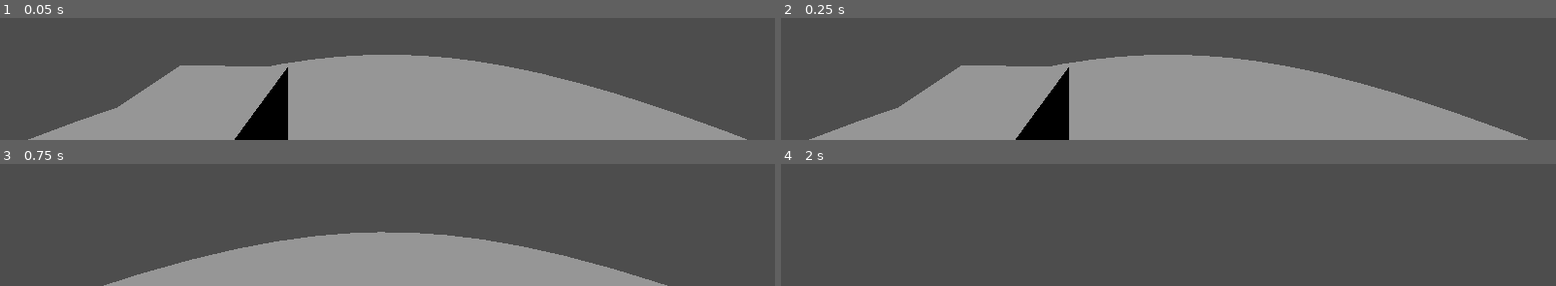
Above: before the commit, frames 1-4 (two rows, left to right).
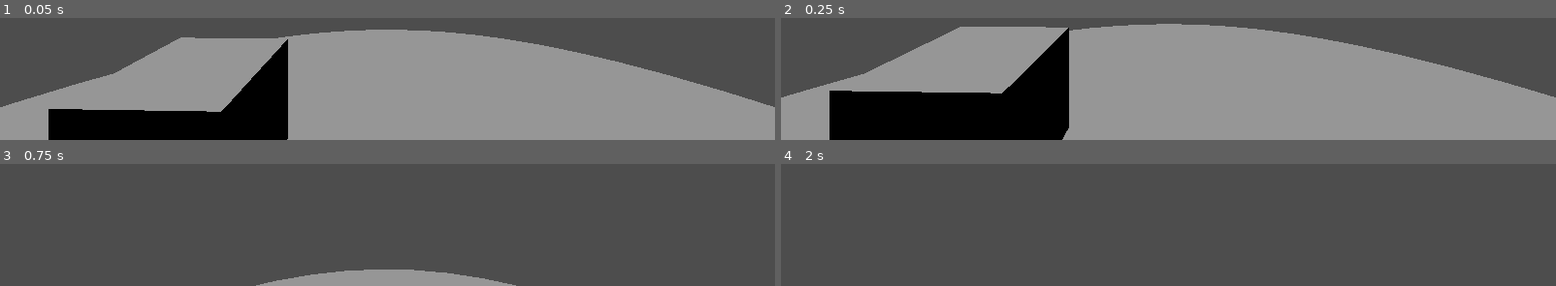
Above: after the commit, the same moments.

Repository: StudioXPEtudiant/25-26.QC.Me.S5.BehindYou
Game: Godot game, scene res://niveau_temporaire.tscn
The game is run twice, just before and just after one commit, with the same random seed, the same clock (stepped at 60 frames per second) and the same inputs.
Inputs (mouse positions are in pixels of both pictures, inside the frame that each line leads up to):
- Up to frame 1 (0.05 s): no input
- Up to frame 2 (0.25 s): no input
- Up to frame 3 (0.75 s): tap Enter at 0.5 s; move the mouse to (outside the picture) at 0.52 s; hold W (J1_Up) from 0.53 s (still down); tap Space (jump, bound only after the commit) at 0.6 s
- Up to frame 4 (2 s): keep holding W (J1_Up); tap Space (jump, bound only after the commit) at 0.77, 1.07, 1.25, 1.35, 1.52, 1.82 s; move the mouse to (outside the picture) at 1.27 s

The runs differ from the first frame. In frame 1, 32% of the frame differs, in the area x 0-100%, y 9-100%; in frame 2, 42%, in the area x 0-100%, y 4-100%; in frame 3, 18%; in frame 4, nothing differs.

Commit message:
déplacement et jump

Diff:
--- a/MainPlayerScript.gd
+++ b/MainPlayerScript.gd
@@ -1,4 +1,8 @@
 extends CharacterBody3D
+
+@export var gravity:=150
+
+@export var jump_velocity:=70
 
 @export var speed:float
 
@@ -10,23 +14,30 @@
 	Input.set_mouse_mode(Input.MOUSE_MODE_CAPTURED)
 
 
-# Called every frame. 'delta' is the elapsed time since the previous frame.
-func _process(_delta: float) -> void:
-	pass
-
-func _physics_process(_delta):
+func _physics_process(delta):
 	direction=Vector3.ZERO
 	if Input.is_action_pressed("J1_Left"):
-		direction += transform.basis.x
+		direction += global_transform.basis.x
 	if Input.is_action_pressed("J1_Right"):
-		direction -= transform.basis.x
+		direction -= global_transform.basis.x
 	if Input.is_action_pressed("J1_Down"):
-		direction -= transform.basis.z
+		direction -= global_transform.basis.z
 	if Input.is_action_pressed("J1_Up"):
-		direction += transform.basis.z
+		direction += global_transform.basis.z
+	direction.y=0
 	direction=direction.normalized()
+	velocity.y=direction.y*speed
 	velocity.x=direction.x*speed
 	velocity.z=direction.z*speed
+	if not is_on_floor():
+		velocity.y -= gravity * delta
+
+	if Input.is_action_just_pressed("jump") and is_on_floor():
+			velocity.y = jump_velocity + speed
+	#if not is_on_floor():
+		#velocity.y -= 9* _delta
+
+
 	move_and_slide()
 
 func _input(event):
--- a/niveau_temporaire.tscn
+++ b/niveau_temporaire.tscn
@@ -10,24 +10,24 @@
 
 [node name="NiveauTemporaire" type="Node3D"]
 
-[node name="StaticBody3D" type="StaticBody3D" parent="."]
+[node name="Player01" parent="." instance=ExtResource("1_yjssc")]
+transform = Transform3D(1, 0, 0, 0, 1, 0, 0, 0, 1, 0, 2.228909, 0)
+speed = 5.0
+sensibilite = 5.0
 
-[node name="CollisionShape3D" type="CollisionShape3D" parent="StaticBody3D"]
+[node name="floor" type="StaticBody3D" parent="."]
+transform = Transform3D(10, 0, 0, 0, 1, 0, 0, 0, 10, 0, 0, 0)
+
+[node name="CollisionShape3D" type="CollisionShape3D" parent="floor"]
 shape = SubResource("CylinderShape3D_0jvh3")
 
-[node name="MeshInstance3D" type="MeshInstance3D" parent="StaticBody3D/CollisionShape3D"]
-transform = Transform3D(10, 0, 0, 0, 0.43638897, 0, 0, 0, 10, 0, 0, 0)
+[node name="MeshInstance3D" type="MeshInstance3D" parent="floor/CollisionShape3D"]
 mesh = SubResource("CylinderMesh_6jwf0")
-
-[node name="Player01" parent="StaticBody3D/CollisionShape3D" instance=ExtResource("1_yjssc")]
-transform = Transform3D(1, 0, 0, 0, 1, 0, 0, 0, 1, 0, 1.6990826, 0)
-speed = 5.0
-sensibilite = 5.0
 
 [node name="DirectionalLight3D" type="DirectionalLight3D" parent="."]
 transform = Transform3D(1, 0, 0, 0, -4.371139e-08, 1, 0, -1, -4.371139e-08, -1.8640909, 5.773399, 1.8425765)
 
 [node name="MeshInstance3D" type="MeshInstance3D" parent="."]
-transform = Transform3D(1, 0, 0, 0, 1, 0, 0, 0, 1, 1.4677421, 1.0538493, 1.8450499)
+transform = Transform3D(1, 0, 0, 0, 1, 0, 0, 0, 1, 1.4677421, 1.4129897, 1.8450499)
 mesh = SubResource("BoxMesh_yjssc")
 skeleton = NodePath("")
--- a/project.godot
+++ b/project.godot
@@ -37,6 +37,11 @@
 "events": [Object(InputEventKey,"resource_local_to_scene":false,"resource_name":"","device":-1,"window_id":0,"alt_press …(192 unchanged characters)…
 ]
 }
+jump={
+"deadzone": 0.2,
+"events": [Object(InputEventKey,"resource_local_to_scene":false,"resource_name":"","device":-1,"window_id":0,"alt_pressed":false,"shift_pressed":false,"ctrl_pressed":false,"meta_pressed":false,"pressed":false,"keycode":0,"physical_keycode":32,"key_label":0,"unicode":32,"location":0,"echo":false,"script":null)
+]
+}
 
 [rendering]
 
